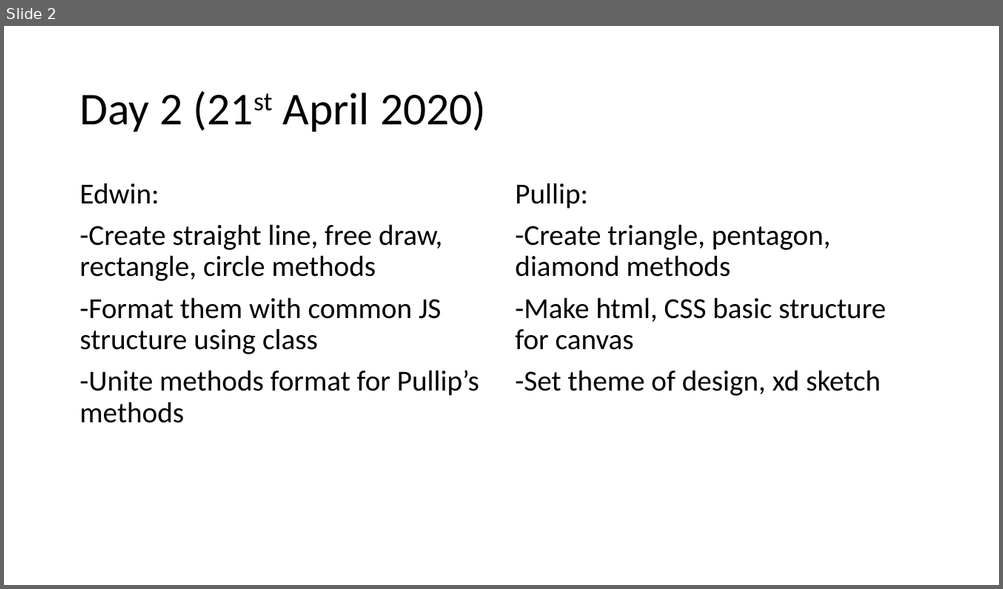
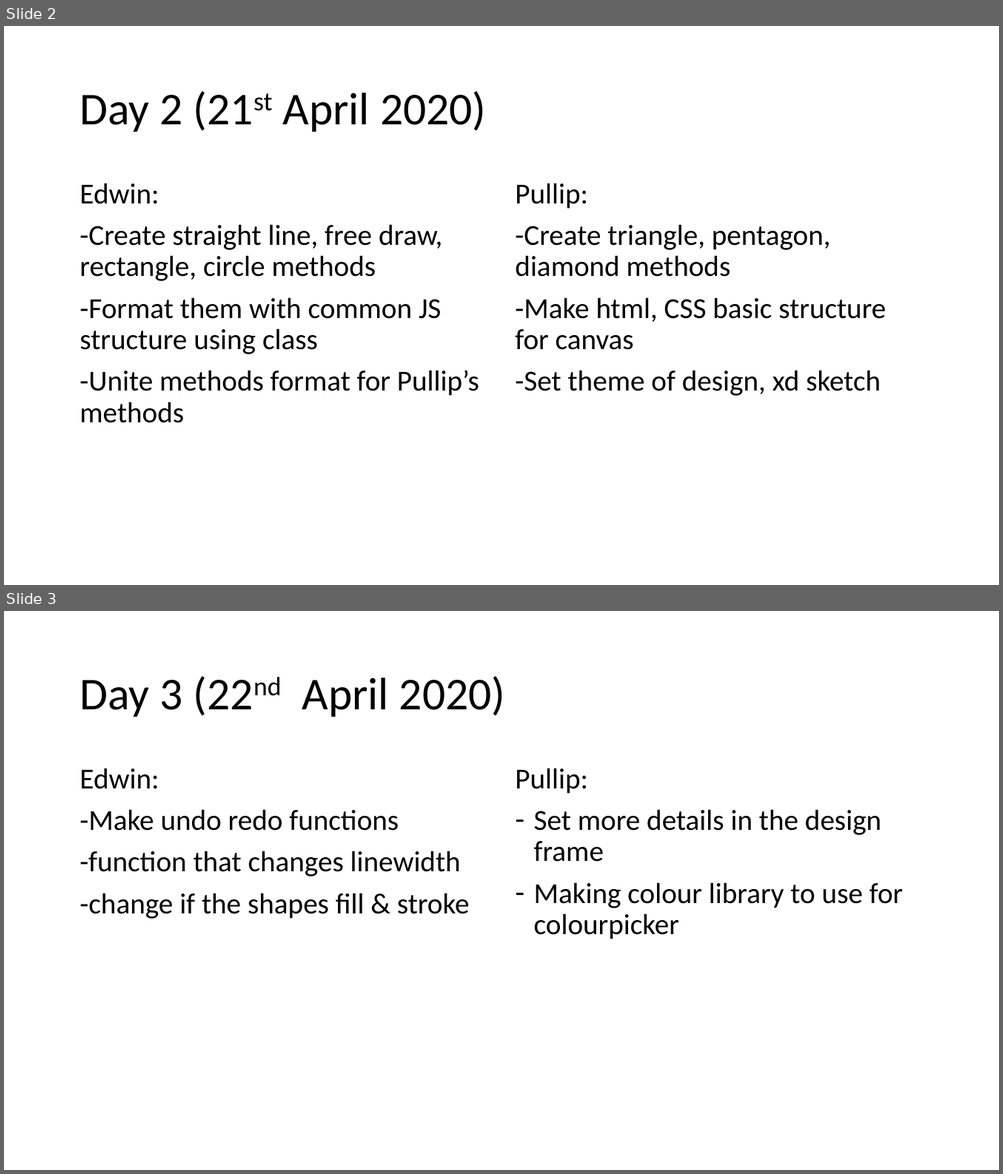
Before and after one commit to edwin9876/Groupproject_Canvas, a slide deck: DailyNotes.pptx. Shown one above the other, each under a label of ours: slide 2 before the commit, slides 2 and 3 after it. The pictures are 1003x589 and 1003x1174 pixels, drawn with LibreOffice and Linux fonts; fonts in the diff are those of the drawing. Boxes give left, top, right and bottom in pixels: in the first picture for what was removed or moved away, otherwise in the second. Text is boxed around its words. In the diff, an @@ line names an element or a change of style, - is before the commit and + after.

Commit message:
design touch, colourpicker function

```diff
--- a/DailyNotes.pptx
+++ b/DailyNotes.pptx
@@ slide 3 added at bbox=[4, 611, 999, 1170], background #FFFFFF @@
@@ title added at bbox=[79, 676, 505, 717], 44 pt, text #000000 @@
+Day 3 (22nd April 2020)
@@ text added at bbox=[79, 768, 469, 919], 28 pt, text #000000 @@
+Edwin:
+-Make undo redo functions
+-function that changes linewidth
+-change if the shapes fill & stroke
@@ text added at bbox=[515, 768, 902, 940], 28 pt, text #000000 @@
+Pullip:
+– Set more details in the design frame
+– Making colour library to use for colourpicker
```
Also in this commit, not shown: 13 other files.
